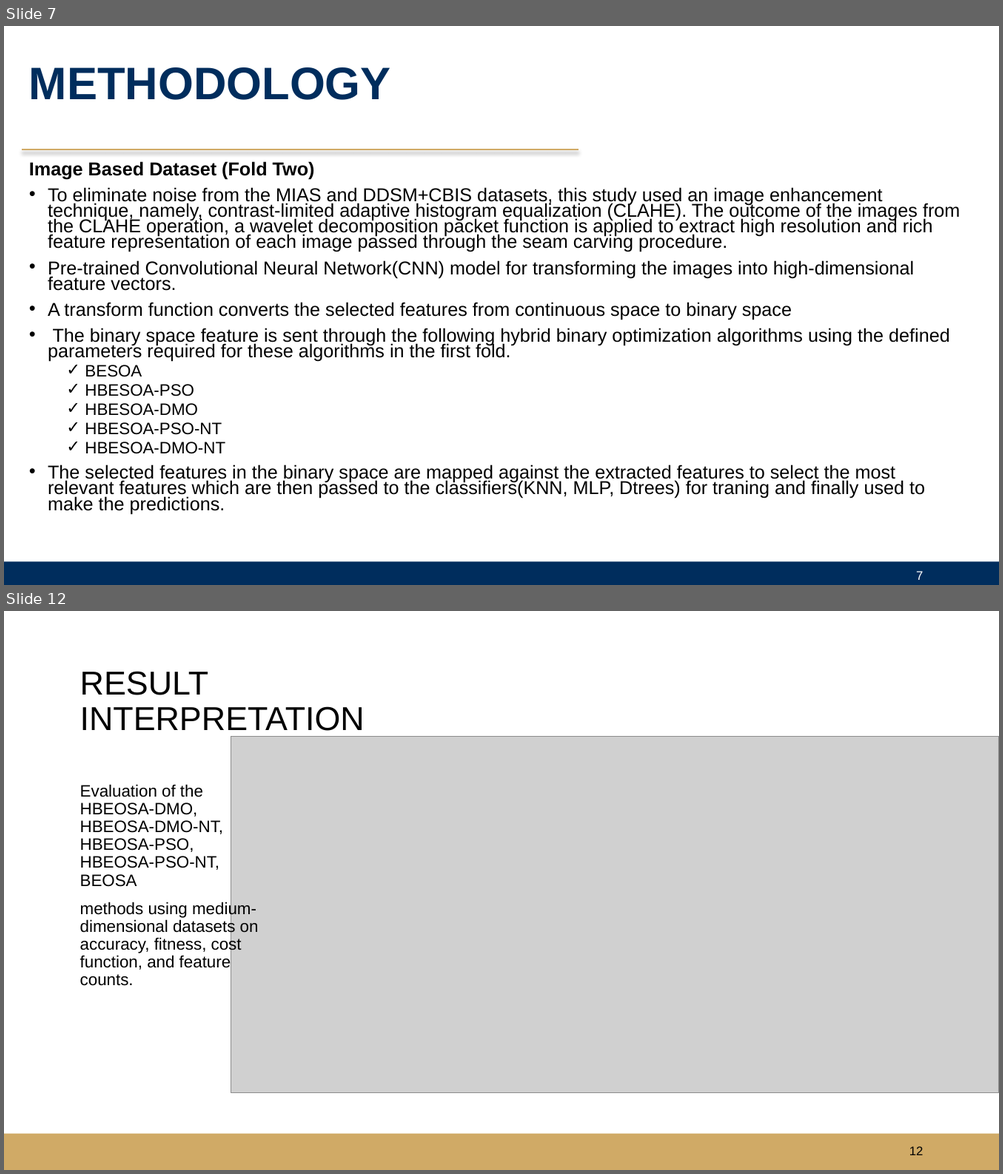
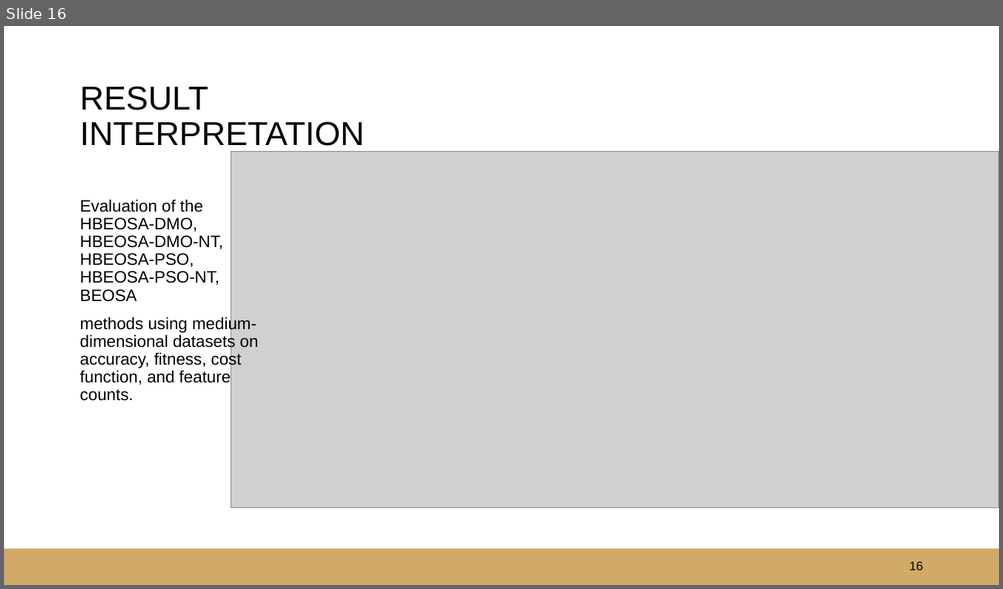
Before and after one commit to justicetetteh233/FINAL_YEAR_PROJECT_SEMI_FINISHED_VERSION, a slide deck: INSIGHT_SLIDES/An_adaptation_of_hybrid_binary_optimization_algorithms_for_3_version_presentation_1 copy.pptx. Shown one above the other, each under a label of ours: slides 7 and 12 before the commit, slide 16 after it; the slides between them are not shown. The pictures are 1003x1174 and 1003x589 pixels, drawn with LibreOffice and Linux fonts; fonts in the diff are those of the drawing; grey boxes stand for pictures; background and template pictures are left out. Boxes give left, top, right and bottom in pixels: in the first picture for what was removed or moved away, otherwise in the second. Text is boxed around its words. In the diff, an @@ line names an element or a change of style, - is before the commit and + after.

```diff
--- a/INSIGHT_SLIDES/An_adaptation_of_hybrid_binary_optimization_algorithms_for_3_version_presentation_1 copy.pptx
+++ b/INSIGHT_SLIDES/An_adaptation_of_hybrid_binary_optimization_algorithms_for_3_version_presentation_1 copy.pptx
@@ slide 7 removed at (4, 26, 999, 585), background #FFFFFF @@
@@ title removed at (29, 67, 391, 100) @@
-METHODOLOGY
@@ line removed from (22, 150) to (578, 150) @@
@@ text removed at (29, 161, 959, 514) @@
-Image Based Dataset (Fold Two)
-• To eliminate noise from the MIAS and DDSM+CBIS datasets, this study used an image enhancement technique, namely, contrast-limited adaptive histogram equalization (CLAHE). The outcome of the images from the CLAHE operation, a wavelet decomposition packet function is applied to extract high resolution and rich feature representation of each image passed through the seam carving procedure.
-• Pre-trained Convolutional Neural Network(CNN) model for transforming the images into high-dimensional feature vectors.
-• A transform function converts the selected features from continuous space to binary space
-• The binary space feature is sent through the following hybrid binary optimization algorithms using the defined parameters required for these algorithms in the first fold.
-  ✓ BESOA
-  ✓ HBESOA-PSO
-  ✓ HBESOA-DMO
-  ✓ HBESOA-PSO-NT
-  ✓ HBESOA-DMO-NT
-• The selected features in the binary space are mapped against the extracted features to select the most relevant features which are then passed to the classifiers(KNN, MLP, Dtrees) for traning and finally used to make the predictions.
@@ rectangle removed at (4, 562, 999, 585) @@
@@ page number removed at (916, 571, 922, 580) @@
-7
@@ what was slide 12 is now slide 16 @@
@@ page number at (909, 562, 923, 571): text changed @@
-12
+16
```
Also in this commit, not shown: 6 slides changed, 9 slides added, 5 other slides removed, 10 other files.
